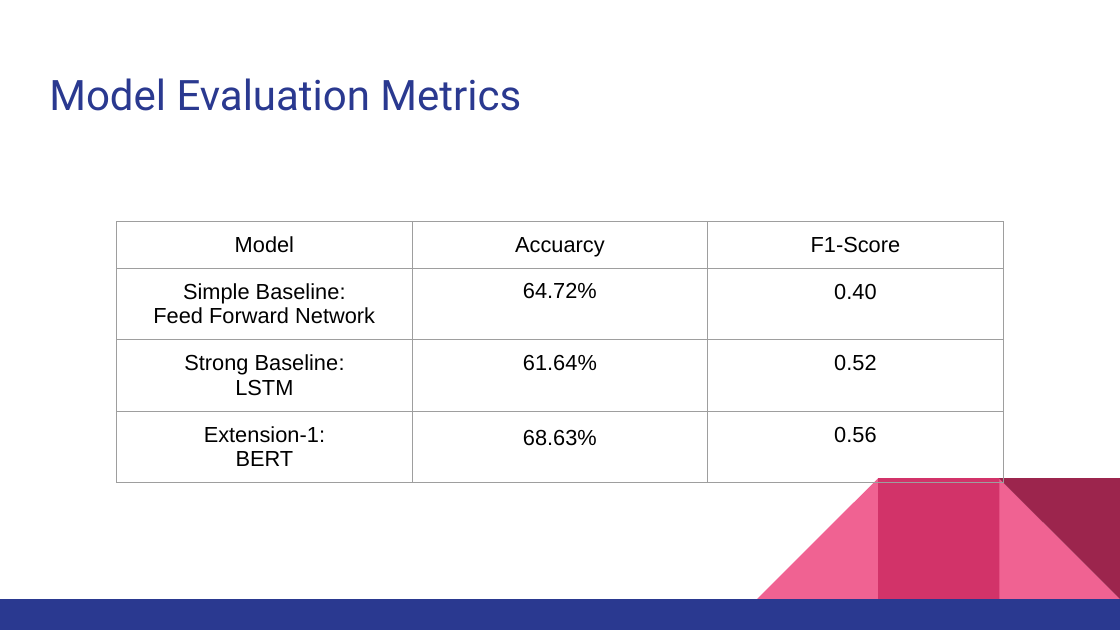
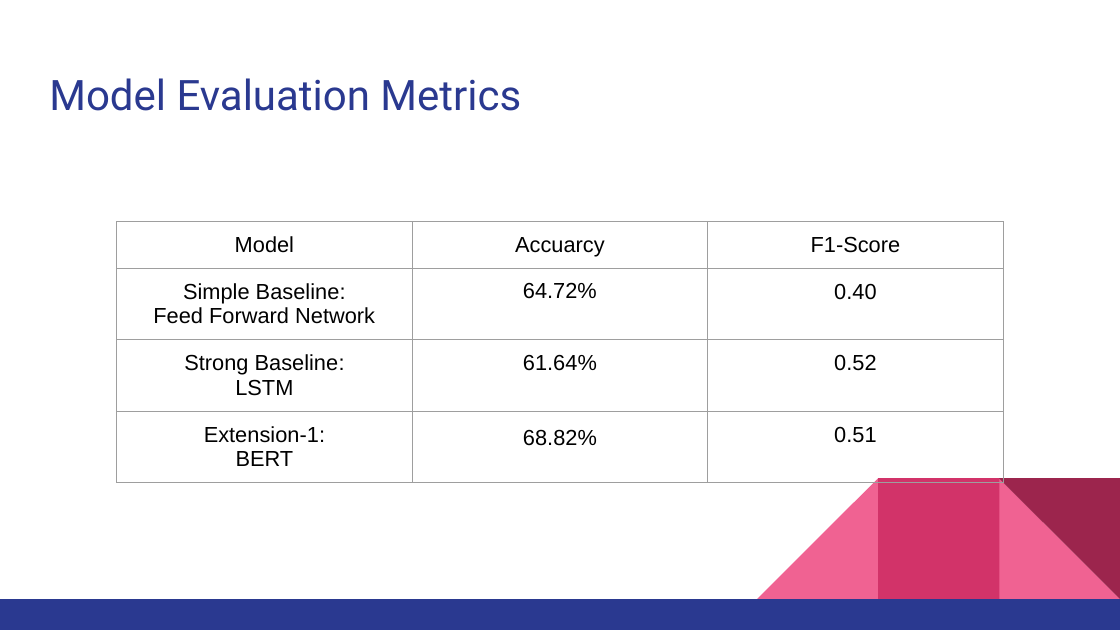
Before and after one commit to kevin00hu/CIS-5300-final-project, a slide deck: slide 10 of milestone 3/Fake News Detection.pptx. Drawn at 1120x630 pixels with LibreOffice and Linux fonts; fonts in the diff are those of the drawing. Boxes give left, top, right and bottom in pixels: in the first picture for what was removed or moved away, otherwise in the second. Text is boxed around its words. In the diff, an @@ line names an element or a change of style, - is before the commit and + after.

```diff
--- a/milestone 3/Fake News Detection.pptx
+++ b/milestone 3/Fake News Detection.pptx
@@ table at (116,222,1004,494) @@
-row 4, column 2: 68.63%
+row 4, column 2: 68.82%
-row 4, column 3: 0.56
+row 4, column 3: 0.51
```
Also in this commit, not shown: 2 other files.
